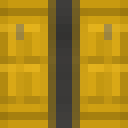
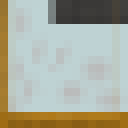
Revision of a layered (128, 128) image; what changed, layer by layer:
hid group "vertical door" (2 layers) over [0, 0, 128, 128]
showed group "Inside Wall NE" (4 layers) over [0, 0, 128, 128]
added layer "Inside horizontal wall" (1st of 3, in "Inside Wall NE") in group "Inside Wall NE" over [0, 0, 128, 128]
added layer "Layer 19" in group "Inside Wall NE" over [0, 0, 128, 128]
